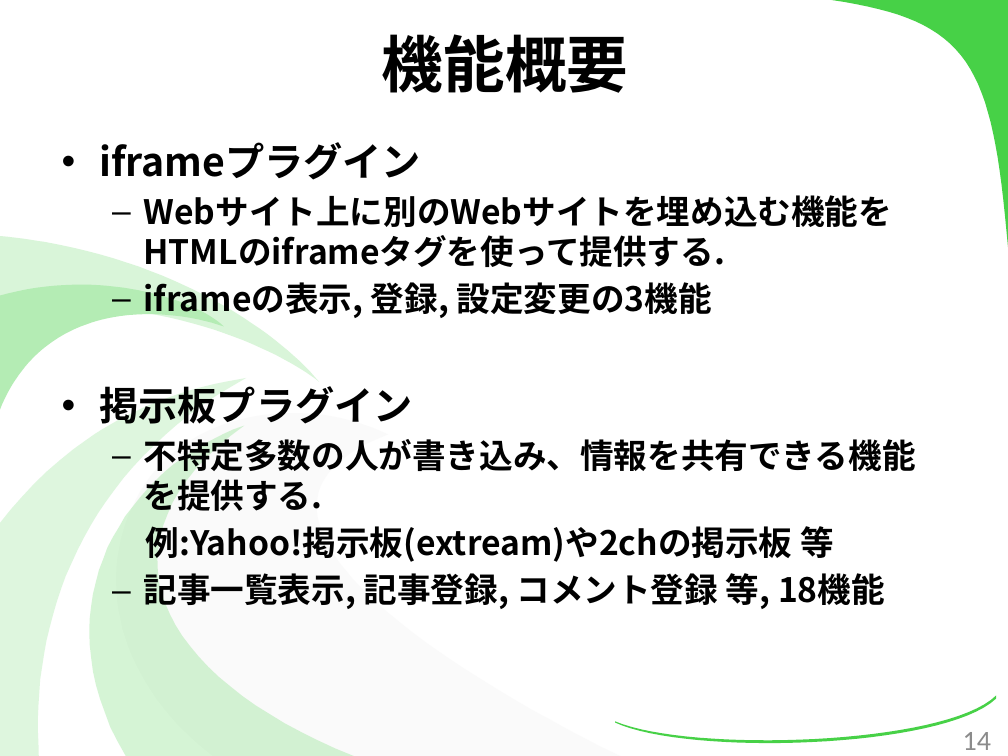
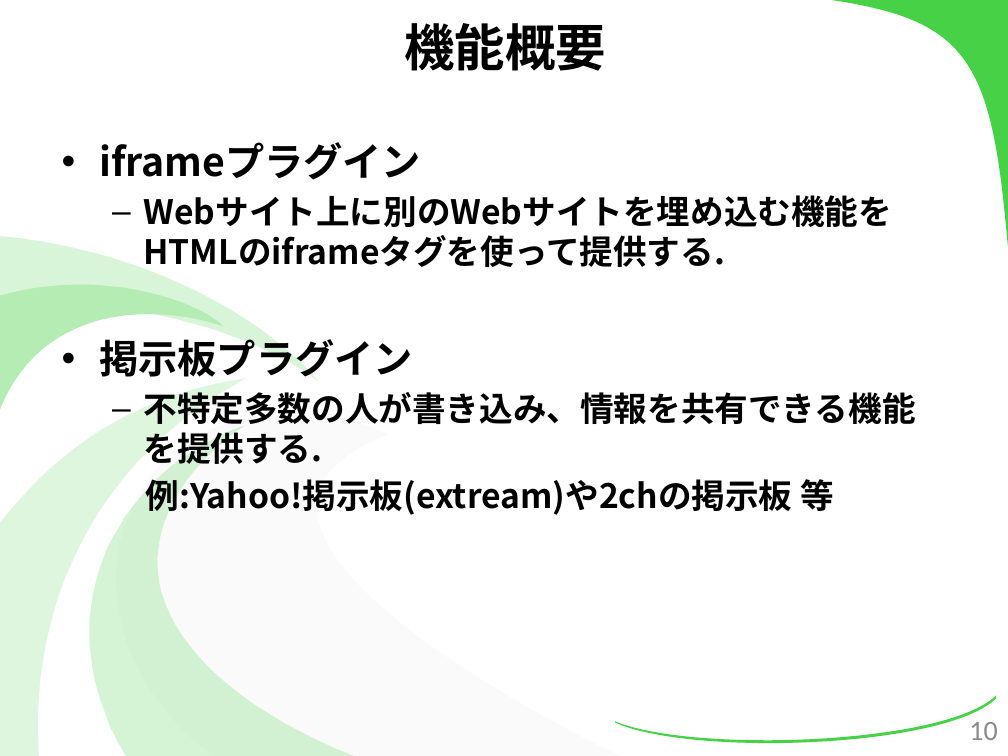
Before and after one commit to kotaro0717/Report-Management, a slide deck: slide 10 of 2.最終報告/3.発表資料/報告資料(最終).pptx (slide 14 before the commit). Drawn at 1008x756 pixels with LibreOffice and Linux fonts; fonts in the diff are those of the drawing. Boxes give left, top, right and bottom in pixels: in the first picture for what was removed or moved away, otherwise in the second. Text is boxed around its words. In the diff, an @@ line names an element or a change of style, - is before the commit and + after.

```diff
--- a/2.最終報告/3.発表資料/報告資料(最終).pptx
+++ b/2.最終報告/3.発表資料/報告資料(最終).pptx
@@ title "機能概要" at (404,23,606,71): size 44 to 36 pt @@
@@ text at (144,282,712,321): paragraph removed @@
-  – iframeの表示, 登録, 設定変更の3機能
@@ text at (144,573,885,609): paragraph removed @@
-  – 記事一覧表示, 記事登録, コメント登録 等, 18機能
@@ page number removed at (963,732,991,750) @@
-14
@@ page number added at (969,722,997,740), 20 pt, text #8C8C8C @@
+10
```
Also in this commit, not shown: 28 other slides changed, 9 slides added, 2 slides removed, 1 other file.
